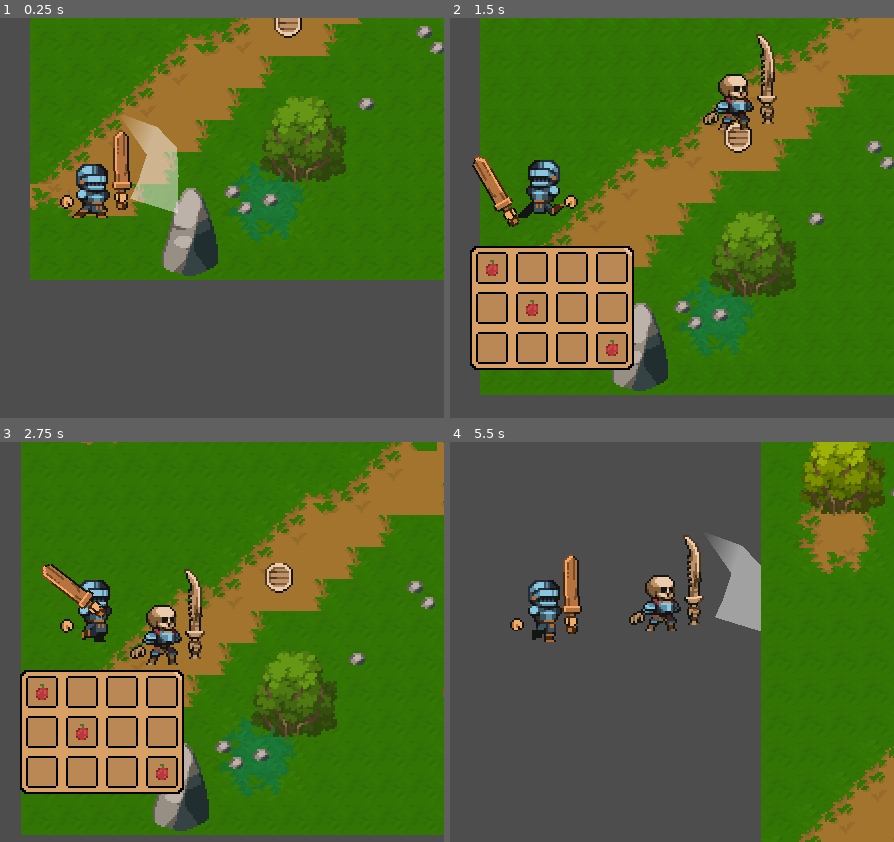
Above: before the commit, frames 1-4 (two rows, left to right).
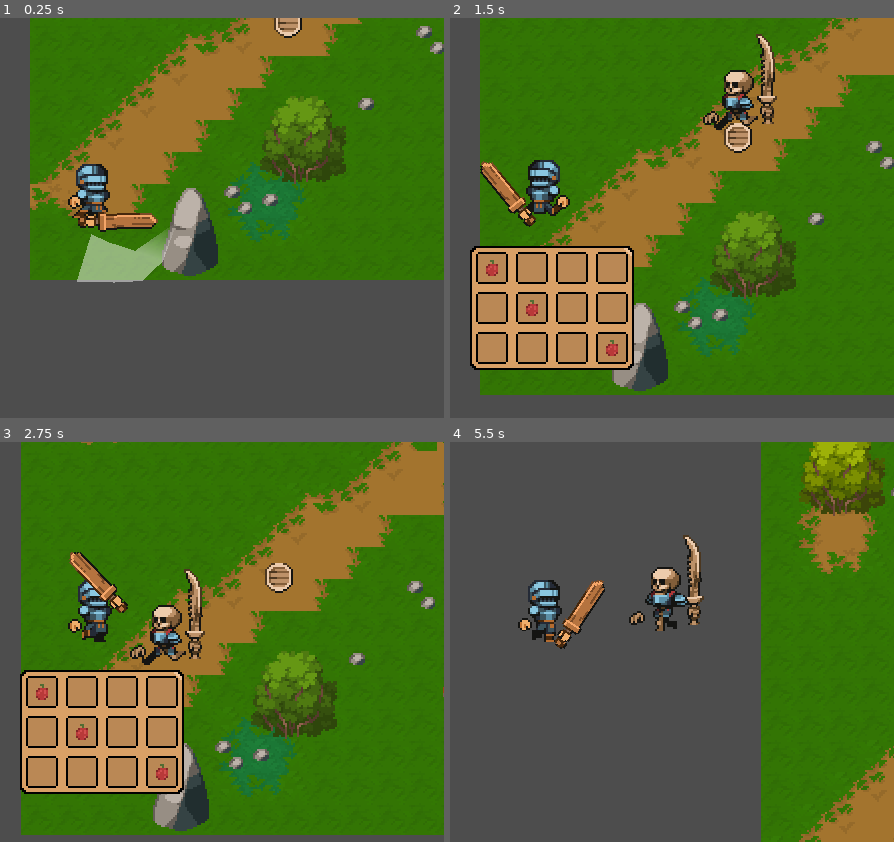
Above: after the commit, the same moments.

Repository: victordev018/Turning-Back-the-Pain
Game: Godot game, scene res://scenes/world_1.tscn
Two runs of this game, one before a commit and one after it. Both use one fixed random seed, a clock stepped at 60 frames per second and the inputs below.
Inputs (mouse positions are in pixels of both pictures, inside the frame that each line leads up to):
- Up to frame 1 (0.25 s): no input
- Up to frame 2 (1.5 s): tap Enter (ui_accept) at 0.5, 0.77 s; move the mouse to (698, 198) at 0.52 s; hold W (move_up) 0.53-1.28 s; click (698, 198) at 0.6 s; move the mouse to (outside the picture) at 1.27 s; hold S (move_down) from 1.28 s (still down); tap Tab (inv) at 1.35 s
- Up to frame 3 (2.75 s): tap Enter (ui_accept) at 1.52 s; move the mouse to (164, 554) at 2.02 s; release S (move_down) at 2.03 s; hold W (move_up) from 2.03 s (still down); tap D (move_rigth) at 2.1 s
- Up to frame 4 (5.5 s): move the mouse to (507, 722) at 2.77 s; right-click (507, 722) at 2.85 s; tap Enter (ui_accept) at 3.02, 3.77, 4.52 s; move the mouse to (751, 702) at 3.52 s; release W (move_up) at 3.53 s; hold A (move_left) 3.53-5.03 s; click (751, 702) at 3.6 s; move the mouse to (outside the picture) at 4.27 s; tap Tab (inv) at 4.35 s; move the mouse to (578, 642) at 5.02 s; hold S (move_down) from 5.03 s (still down); tap D (move_rigth) at 5.1 s

The runs differ from the first frame. In frame 1, 4.7% of the frame differs, in the area x 13-41%, y 24-67%; in frame 2, 1.9%; in frame 3, 2.2%; in frame 4, 3.9%.

Commit message:
Added skeleton animation, tried add sword enemy rotation

Diff:
--- a/scenes/enemy_skeletonBACKUP.tscn
+++ b/scenes/enemy_skeletonBACKUP.tscn
@@ -8,143 +8,10 @@
 [ext_resource type="Texture2D" uid="uid://dnuh87e38267n" path="res://assets/Pixel Crawler - FREE - 1.8/Weapons/Bone/Bone.png" id="6_gqh6e"]
 
 [sub_resource type="RectangleShape2D" id="RectangleShape2D_nesjv"]
-size = Vector2(27, 41)
+size = Vector2(20, 32)
 
 [sub_resource type="RectangleShape2D" id="RectangleShape2D_okcwb"]
 size = Vector2(49.6361, 36.3402)
-
-[sub_resource type="RectangleShape2D" id="RectangleShape2D_3jejt"]
-size = Vector2(17, 5)
-
-[sub_resource type="AtlasTexture" id="AtlasTexture_16cca"]
-atlas = ExtResource("2_acb0l")
-region = Rect2(0, 0, 64, 48)
-
-[sub_resource type="AtlasTexture" id="AtlasTexture_wpe8o"]
-atlas = ExtResource("2_acb0l")
-region = Rect2(64, 0, 64, 48)
-
-[sub_resource type="AtlasTexture" id="AtlasTexture_e1vkk"]
-atlas = ExtResource("2_acb0l")
-region = Rect2(128, 0, 64, 48)
-
-[sub_resource type="AtlasTexture" id="AtlasTexture_xir86"]
-atlas = ExtResource("2_acb0l")
-region = Rect2(192, 0, 64, 48)
-
-[sub_resource type="AtlasTexture" id="AtlasTexture_idtsi"]
-atlas = ExtResource("2_acb0l")
-region = Rect2(256, 0, 64, 48)
-
-[sub_resource type="AtlasTexture" id="AtlasTexture_wug1r"]
-atlas = ExtResource("2_acb0l")
-region = Rect2(320, 0, 64, 48)
-
-[sub_resource type="AtlasTexture" id="AtlasTexture_k5au8"]
-atlas = ExtResource("3_s4vmq")
-region = Rect2(0, 0, 32, 32)
-
-[sub_resource type="AtlasTexture" id="AtlasTexture_3iadb"]
-atlas = ExtResource("3_s4vmq")
-region = Rect2(32, 0, 32, 32)
-
-[sub_resource type="AtlasTexture" id="AtlasTexture_hh8r8"]
-atlas = ExtResource("3_s4vmq")
-region = Rect2(64, 0, 32, 32)
-
-[sub_resource type="AtlasTexture" id="AtlasTexture_cbj0p"]
-atlas = ExtResource("3_s4vmq")
-region = Rect2(96, 0, 32, 32)
-
-[sub_resource type="AtlasTexture" id="AtlasTexture_ytux5"]
-atlas = ExtResource("4_yncdl")
-region = Rect2(0, 32, 64, 32)
-
-[sub_resource type="AtlasTexture" id="AtlasTexture_tka4d"]
-atlas = ExtResource("4_yncdl")
-region = Rect2(64, 32, 64, 32)
-
-[sub_resource type="AtlasTexture" id="AtlasTexture_0i7wa"]
-atlas = ExtResource("4_yncdl")
-region = Rect2(128, 32, 64, 32)
-
-[sub_resource type="AtlasTexture" id="AtlasTexture_6r6gg"]
-atlas = ExtResource("4_yncdl")
-region = Rect2(192, 32, 64, 32)
-
-[sub_resource type="AtlasTexture" id="AtlasTexture_pk4ac"]
-atlas = ExtResource("4_yncdl")
-region = Rect2(256, 32, 64, 32)
-
-[sub_resource type="AtlasTexture" id="AtlasTexture_qkwpe"]
-atlas = ExtResource("4_yncdl")
-region = Rect2(320, 32, 64, 32)
-
-[sub_resource type="SpriteFrames" id="SpriteFrames_4lgad"]
-animations = [{
-"frames": [{
-"duration": 1.0,
-"texture": SubResource("AtlasTexture_16cca")
-}, {
-"duration": 1.0,
-"texture": SubResource("AtlasTexture_wpe8o")
-}, {
-"duration": 1.0,
-"texture": SubResource("AtlasTexture_e1vkk")
-}, {
-"duration": 1.0,
-"texture": SubResource("AtlasTexture_xir86")
-}, {
-"duration": 1.0,
-"texture": SubResource("AtlasTexture_idtsi")
-}, {
-"duration": 1.0,
-"texture": SubResource("AtlasTexture_wug1r")
-}],
-"loop": true,
-"name": &"Death",
-"speed": 8.0
-}, {
-"frames": [{
-"duration": 1.0,
-"texture": SubResource("AtlasTexture_k5au8")
-}, {
-"duration": 1.0,
-"texture": SubResource("AtlasTexture_3iadb")
-}, {
-"duration": 1.0,
-"texture": SubResource("AtlasTexture_hh8r8")
-}, {
-"duration": 1.0,
-"texture": SubResource("AtlasTexture_cbj0p")
-}],
-"loop": true,
-"name": &"Idle",
-"speed": 6.0
-}, {
-"frames": [{
-"duration": 1.0,
-"texture": SubResource("AtlasTexture_ytux5")
-}, {
-"duration": 1.0,
-"texture": SubResource("AtlasTexture_tka4d")
-}, {
-"duration": 1.0,
-"texture": SubResource("AtlasTexture_0i7wa")
-}, {
-"duration": 1.0,
-"texture": SubResource("AtlasTexture_6r6gg")
-}, {
-"duration": 1.0,
-"texture": SubResource("AtlasTexture_pk4ac")
-}, {
-"duration": 1.0,
-"texture": SubResource("AtlasTexture_qkwpe")
-}],
-"loop": true,
-"name": &"Run",
-"speed": 10.0
-}]
 
 [sub_resource type="Animation" id="Animation_otf4t"]
 resource_name = "Attack"
@@ -180,7 +47,7 @@
 tracks/2/interp = 1
 tracks/2/loop_wrap = true
 tracks/2/keys = {
-"times": PackedFloat32Array(0, 0.5),
+"times": PackedFloat32Array(0.1, 0.5),
 "transitions": PackedFloat32Array(1, 1),
 "update": 1,
 "values": [false, true]
@@ -243,15 +110,149 @@
 "RESET": SubResource("Animation_qspki")
 }
 
+[sub_resource type="RectangleShape2D" id="RectangleShape2D_3jejt"]
+size = Vector2(17, 5)
+
+[sub_resource type="AtlasTexture" id="AtlasTexture_16cca"]
+atlas = ExtResource("2_acb0l")
+region = Rect2(0, 0, 64, 48)
+
+[sub_resource type="AtlasTexture" id="AtlasTexture_wpe8o"]
+atlas = ExtResource("2_acb0l")
+region = Rect2(64, 0, 64, 48)
+
+[sub_resource type="AtlasTexture" id="AtlasTexture_e1vkk"]
+atlas = ExtResource("2_acb0l")
+region = Rect2(128, 0, 64, 48)
+
+[sub_resource type="AtlasTexture" id="AtlasTexture_xir86"]
+atlas = ExtResource("2_acb0l")
+region = Rect2(192, 0, 64, 48)
+
+[sub_resource type="AtlasTexture" id="AtlasTexture_idtsi"]
+atlas = ExtResource("2_acb0l")
+region = Rect2(256, 0, 64, 48)
+
+[sub_resource type="AtlasTexture" id="AtlasTexture_wug1r"]
+atlas = ExtResource("2_acb0l")
+region = Rect2(320, 0, 64, 48)
+
+[sub_resource type="AtlasTexture" id="AtlasTexture_k5au8"]
+atlas = ExtResource("3_s4vmq")
+region = Rect2(0, 0, 32, 32)
+
+[sub_resource type="AtlasTexture" id="AtlasTexture_3iadb"]
+atlas = ExtResource("3_s4vmq")
+region = Rect2(32, 0, 32, 32)
+
+[sub_resource type="AtlasTexture" id="AtlasTexture_hh8r8"]
+atlas = ExtResource("3_s4vmq")
+region = Rect2(64, 0, 32, 32)
+
+[sub_resource type="AtlasTexture" id="AtlasTexture_cbj0p"]
+atlas = ExtResource("3_s4vmq")
+region = Rect2(96, 0, 32, 32)
+
+[sub_resource type="AtlasTexture" id="AtlasTexture_ytux5"]
+atlas = ExtResource("4_yncdl")
+region = Rect2(0, 32, 64, 32)
+
+[sub_resource type="AtlasTexture" id="AtlasTexture_tka4d"]
+atlas = ExtResource("4_yncdl")
+region = Rect2(64, 32, 64, 32)
+
+[sub_resource type="AtlasTexture" id="AtlasTexture_0i7wa"]
+atlas = ExtResource("4_yncdl")
+region = Rect2(128, 32, 64, 32)
+
+[sub_resource type="AtlasTexture" id="AtlasTexture_6r6gg"]
+atlas = ExtResource("4_yncdl")
+region = Rect2(192, 32, 64, 32)
+
+[sub_resource type="AtlasTexture" id="AtlasTexture_pk4ac"]
+atlas = ExtResource("4_yncdl")
+region = Rect2(256, 32, 64, 32)
+
+[sub_resource type="AtlasTexture" id="AtlasTexture_qkwpe"]
+atlas = ExtResource("4_yncdl")
+region = Rect2(320, 32, 64, 32)
+
+[sub_resource type="SpriteFrames" id="SpriteFrames_4lgad"]
+animations = [{
+"frames": [{
+"duration": 1.0,
+"texture": SubResource("AtlasTexture_16cca")
+}, {
+"duration": 1.0,
+"texture": SubResource("AtlasTexture_wpe8o")
+}, {
+"duration": 1.0,
+"texture": SubResource("AtlasTexture_e1vkk")
+}, {
+"duration": 1.0,
+"texture": SubResource("AtlasTexture_xir86")
+}, {
+"duration": 1.0,
+"texture": SubResource("AtlasTexture_idtsi")
+}, {
+"duration": 1.0,
+"texture": SubResource("AtlasTexture_wug1r")
+}],
+"loop": true,
+"name": &"Death",
+"speed": 8.0
+}, {
+"frames": [{
+"duration": 1.0,
+"texture": SubResource("AtlasTexture_k5au8")
+}, {
+"duration": 1.0,
+"texture": SubResource("AtlasTexture_3iadb")
+}, {
+"duration": 1.0,
+"texture": SubResource("AtlasTexture_hh8r8")
+}, {
+"duration": 1.0,
+"texture": SubResource("AtlasTexture_cbj0p")
+}],
+"loop": true,
+"name": &"Idle",
+"speed": 6.0
+}, {
+"frames": [{
+"duration": 1.0,
+"texture": SubResource("AtlasTexture_ytux5")
+}, {
+"duration": 1.0,
+"texture": SubResource("AtlasTexture_tka4d")
+}, {
+"duration": 1.0,
+"texture": SubResource("AtlasTexture_0i7wa")
+}, {
+"duration": 1.0,
+"texture": SubResource("AtlasTexture_6r6gg")
+}, {
+"duration": 1.0,
+"texture": SubResource("AtlasTexture_pk4ac")
+}, {
+"duration": 1.0,
+"texture": SubResource("AtlasTexture_qkwpe")
+}],
+"loop": true,
+"name": &"Run",
+"speed": 10.0
+}]
+
 [node name="EnemySkeleton" type="CharacterBody2D"]
 collision_layer = 4
+collision_mask = 0
 script = ExtResource("1_fcqdo")
 
 [node name="HitBox" type="Area2D" parent="."]
 collision_layer = 4
 
 [node name="Collision" type="CollisionShape2D" parent="HitBox"]
-position = Vector2(-2.5, 0.5)
+position = Vector2(-2, 2)
 shape = SubResource("RectangleShape2D_nesjv")
 debug_color = Color(0.890196, 0, 0.435294, 0.419608)
 
@@ -286,13 +287,19 @@
 shape = SubResource("RectangleShape2D_okcwb")
 
 [node name="Polygon2D" type="Polygon2D" parent="SwordNode"]
-modulate = Color(1, 1, 1, 0.470588)
+modulate = Color(1, 1, 1, 0)
 z_index = -1
 position = Vector2(1, 8)
 rotation = 0.0147984
 polygon = PackedVector2Array(17, -49, 37, -42, 47, -32, 48, -18, 48, 1, 24, -6, 28, -15, 32, -28)
 vertex_colors = PackedColorArray(1, 1, 1, 0, 1, 1, 1, 1, 1, 1, 1, 1, 1, 1, 1, 1, 1, 1, 1, 1, 1, 1, 1, 1, 1, 1, 1, 1, 1, 1, 1, 1)
 
+[node name="AnimationPlayer" type="AnimationPlayer" parent="SwordNode"]
+root_node = NodePath("../..")
+libraries = {
+"": SubResource("AnimationLibrary_xv3we")
+}
+
 [node name="CollisionShape2D" type="CollisionShape2D" parent="."]
 position = Vector2(-1.5, 15)
 shape = SubResource("RectangleShape2D_3jejt")
@@ -303,12 +310,7 @@
 autoplay = "Idle"
 frame_progress = 0.260764
 
-[node name="AnimationPlayer" type="AnimationPlayer" parent="."]
-libraries = {
-"": SubResource("AnimationLibrary_xv3we")
-}
-
-[node name="HandSkeleton" type="Sprite2D" parent="."]
+[node name="HandSkeleton" type="Sprite2D" parent="SpriteSkeleton"]
 position = Vector2(-13, 10)
 texture = ExtResource("5_ufisd")
 region_enabled = true
--- a/scenes/player.tscn
+++ b/scenes/player.tscn
@@ -382,12 +382,12 @@
 }
 
 [sub_resource type="RectangleShape2D" id="RectangleShape2D_abuey"]
-size = Vector2(44.9276, 31.2113)
+size = Vector2(46.4624, 27.6056)
 
 [sub_resource type="RectangleShape2D" id="RectangleShape2D_tm08u"]
 size = Vector2(24, 32)
 
-[node name="Player" type="CharacterBody2D"]
+[node name="Player" type="CharacterBody2D" groups=["Player"]]
 script = ExtResource("1_dswwk")
 inv = ExtResource("2_mwhd1")
 
@@ -402,7 +402,7 @@
 autoplay = "Idle"
 
 [node name="Hand" type="Sprite2D" parent="Animation"]
-position = Vector2(-13, 7)
+position = Vector2(-9, 5)
 texture = ExtResource("6_q1ahu")
 region_enabled = true
 region_rect = Rect2(1.73138, 1.97153, 12.6621, 9.89223)
@@ -423,13 +423,14 @@
 frame = 1
 
 [node name="SwordNode" type="Node2D" parent="."]
+position = Vector2(0, -12)
 
 [node name="Area2D" type="Area2D" parent="SwordNode"]
 position = Vector2(33, -16)
 rotation = 1.85931
 
 [node name="SwordSprite" type="Sprite2D" parent="SwordNode/Area2D"]
-position = Vector2(10.1994, 16.7921)
+position = Vector2(21.7034, 13.3777)
 rotation = -1.87946
 texture = ExtResource("5_5mi12")
 centered = false
@@ -445,14 +446,14 @@
 frame = 3
 
 [node name="CollisionShape2D" type="CollisionShape2D" parent="SwordNode/Area2D"]
-position = Vector2(-5.93717, 8.58234)
-rotation = -0.443677
+position = Vector2(4.40373, 0.779224)
+rotation = -0.287166
 shape = SubResource("RectangleShape2D_abuey")
 
 [node name="Polygon2D" type="Polygon2D" parent="SwordNode"]
 modulate = Color(1, 1, 1, 0.470588)
 z_index = -1
-position = Vector2(-6, -4)
+position = Vector2(-4, 7)
 rotation = 0.0147984
 polygon = PackedVector2Array(17, -49, 37, -42, 47, -32, 48, -18, 48, 1, 24, -6, 28, -15, 32, -28)
 vertex_colors = PackedColorArray(1, 1, 1, 0, 1, 1, 1, 1, 1, 1, 1, 1, 1, 1, 1, 1, 1, 1, 1, 1, 1, 1, 1, 1, 1, 1, 1, 1, 1, 1, 1, 1)
@@ -476,5 +477,6 @@
 offset_right = 3.0
 offset_bottom = 54.0
 
+[connection signal="body_entered" from="SwordNode/Area2D" to="." method="_on_area_2d_body_entered"]
 [connection signal="timeout" from="RollRecoveryTimer" to="." method="_on_roll_recovery_timer_timeout"]
 [connection signal="body_entered" from="HurtBox" to="." method="_on_area_2d_body_entered"]
--- a/scripts/EnemySkeleton.gd
+++ b/scripts/EnemySkeleton.gd
@@ -1,26 +1,53 @@
 
 extends CharacterBody2D
 @onready var player = null
-@onready var enemy_skeleton = $"."
 const SPEED = 60.0
-const JUMP_VELOCITY = -400.0
+@onready var sprite_skeleton = $SpriteSkeleton
+var enemyLife = 3
+var knockbackVector : Vector2 = Vector2.ZERO
 
 func _ready():
 	player = Global.playerNode
-
+	pass
 
 func _physics_process(delta):
 	follow_player(delta)
 	move_and_slide()
 
+func _process(delta):
+	if velocity.x > 0:
+		sprite_skeleton.flip_h = false
+	elif velocity.x < 0:
+		sprite_skeleton.flip_h = true
+	state_machine()
+
 func _on_hit_box_body_entered(body: Player):
 	var _vector = global_position.direction_to(player.global_position);
-	body.knockback(_vector)
-	body.take_damage()
+	body.knockback(_vector);
+	body.take_damage();
 
 ## Atualiza a velocidade de acordo com a direção do player
 func follow_player(delta):
 	#global_position = lerp(enemy_skeleton.global_position, player.global_position, 2)
 	# TODO: Checar se existe a instancia do player, antes de tentar mover até ele.
 	var _vector = global_position.direction_to(player.global_position);
-	velocity = _vector * SPEED
+	velocity = _vector * SPEED;
+
+func state_machine():
+	var state = "Idle";
+	if enemyLife <= 0:
+		state = "Death";
+		sprite_skeleton.play("Death");
+		await sprite_skeleton.animation_finished();
+		queue_free();
+	elif velocity.length() > 0:
+		state = "Run";
+	sprite_skeleton.play(state);
+
+func knockback(_knockbackDirection):
+	print("+1 hit")
+	knockbackVector = _knockbackDirection * SPEED * 50;
+
+func take_damage():
+		print("-1 in life")
+		enemyLife -= 1
--- a/scripts/player.gd
+++ b/scripts/player.gd
@@ -4,7 +4,6 @@
 ## inventário do player:
 @export_category("Player settings")
 @export var inv: Inventory;
-
 @onready var animation = $Animation
 ## Movimentação do Player
 ## Capacidade do player usar o rolamento
@@ -21,6 +20,8 @@
 var mpos: Vector2 = Vector2.ZERO
 var playerLife = 3
 var knockbackVector = Vector2.ZERO;
+@onready var enemy_skeleton = null
+
 
 @onready var otherHand = get_node("Animation/Hand");
 
@@ -58,7 +59,6 @@
 	# Desativar colisão ao rolar. TODO..alterar para hurt box! S2
 	var my_coll = get_node("HurtBox/Collision") as CollisionShape2D
 	my_coll.disabled = rolling
-	state_machine()
 
 func _move() -> void:
 	var _sp = knockbackVector.length() * 0.80;
@@ -80,6 +80,7 @@
 	velocity += knockbackVector
 
 func _process(delta):
+	state_machine()
 	mpos = get_global_mouse_position();
 	manageFacing()
 	manageSword()
@@ -128,3 +129,6 @@
 	if animation_player.current_animation in ["RollRight", "RollLeft"]:
 		return true;
 	return false;
+
+func _on_area_2d_body_entered(body):
+	pass
